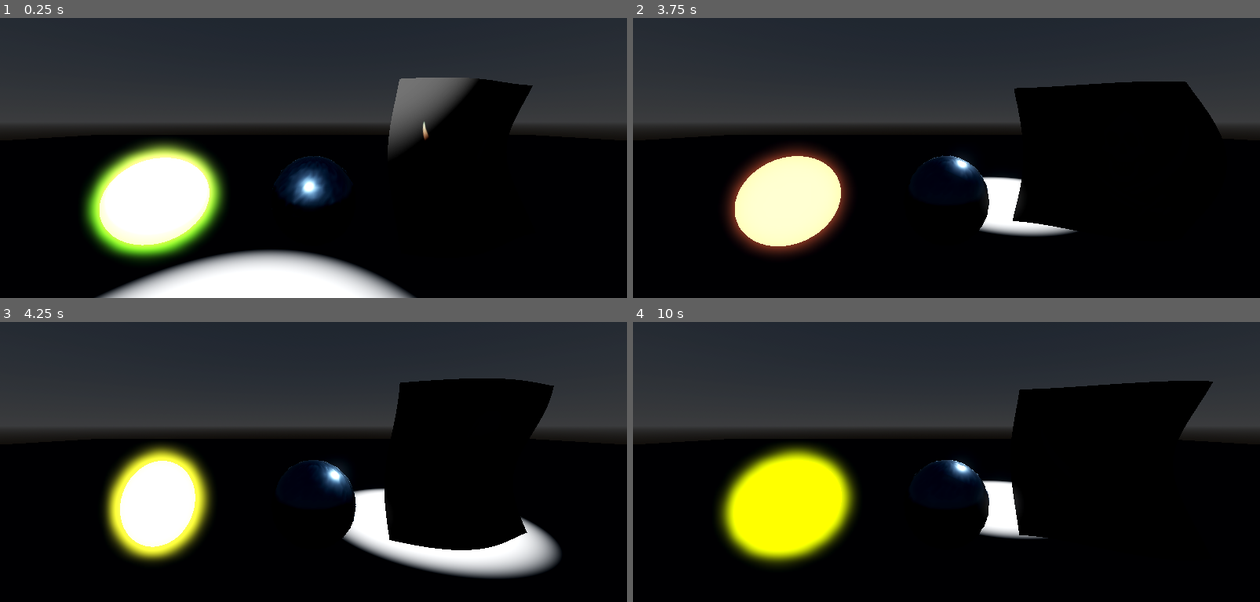
Above: before the commit, frames 1-4 (two rows, left to right).
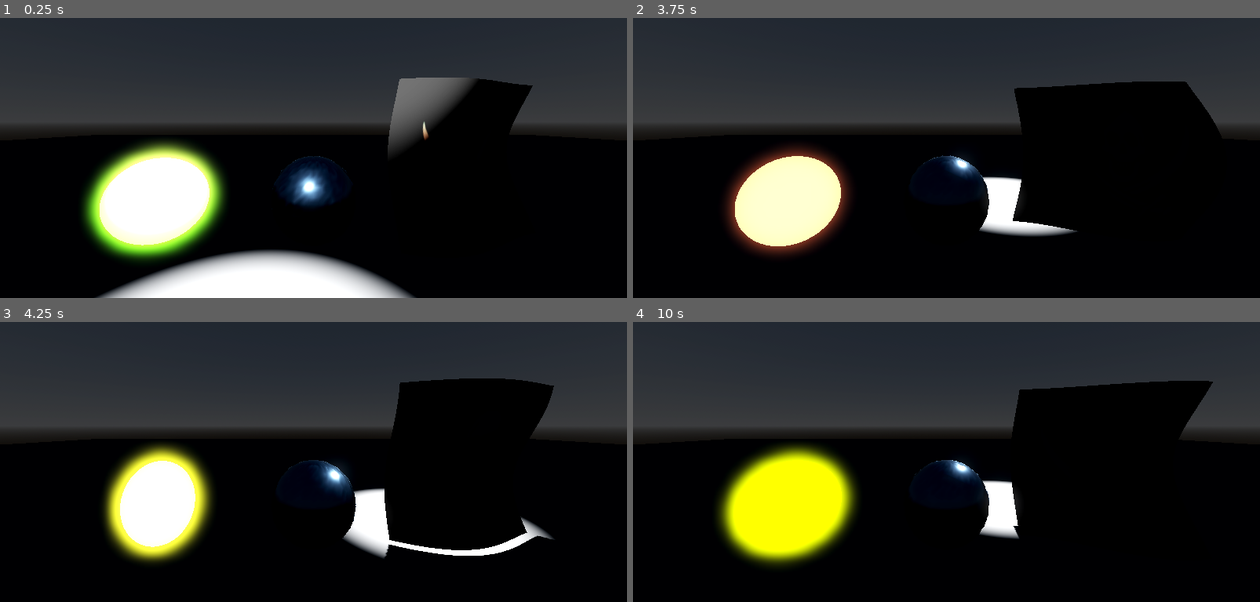
Above: after the commit, the same moments.

Repository: FrostPrice/computer-graphics
Game: Godot game, scene res://m_2_2.tscn
Two runs of this game, one before a commit and one after it. Both use one fixed random seed, a clock stepped at 60 frames per second and the inputs below.
Inputs:
- Up to frame 1 (0.25 s): no input
- Up to frame 2 (3.75 s): no input
- Up to frame 3 (4.25 s): no input
- Up to frame 4 (10 s): no input

Frames 1-2 are identical in both runs. In frame 3, 2.4% of the frame differs, in the area x 61-90%, y 76-92%; in frame 4, less than 0.1%.

Commit message:
fix: add missing render_mode declaration in flag-moving shader

Diff:
--- a/m2-2/shaders/flag-moving.gdshader
+++ b/m2-2/shaders/flag-moving.gdshader
@@ -1,4 +1,6 @@
 shader_type spatial;
+
+render_mode cull_disabled;
 
 uniform float wave_amplitude = 0.2;
 uniform float wave_speed = 3.0;
